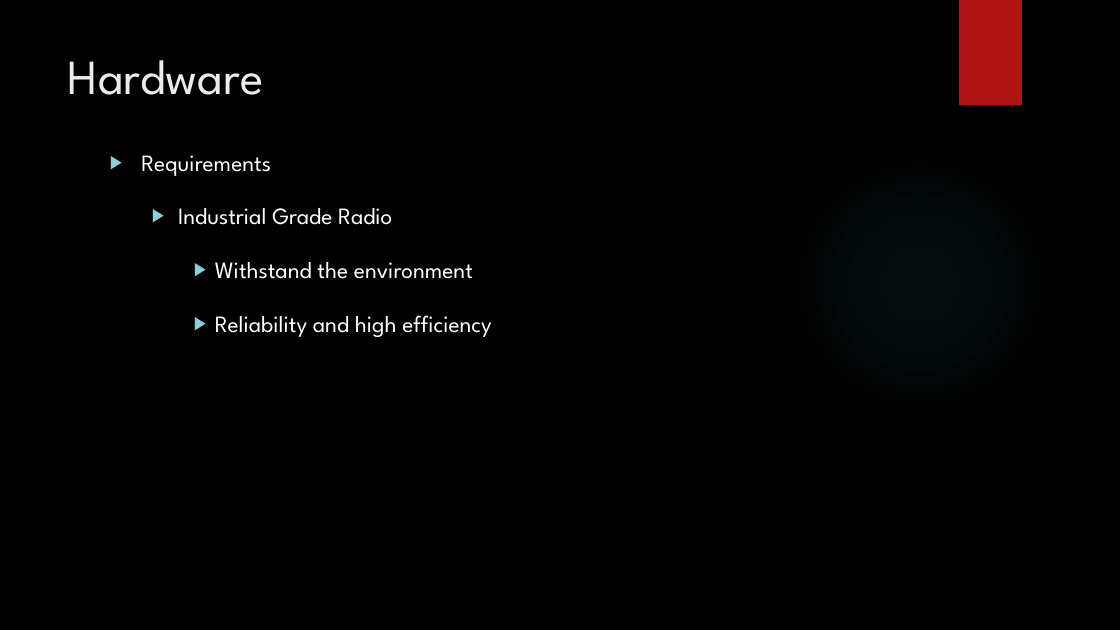
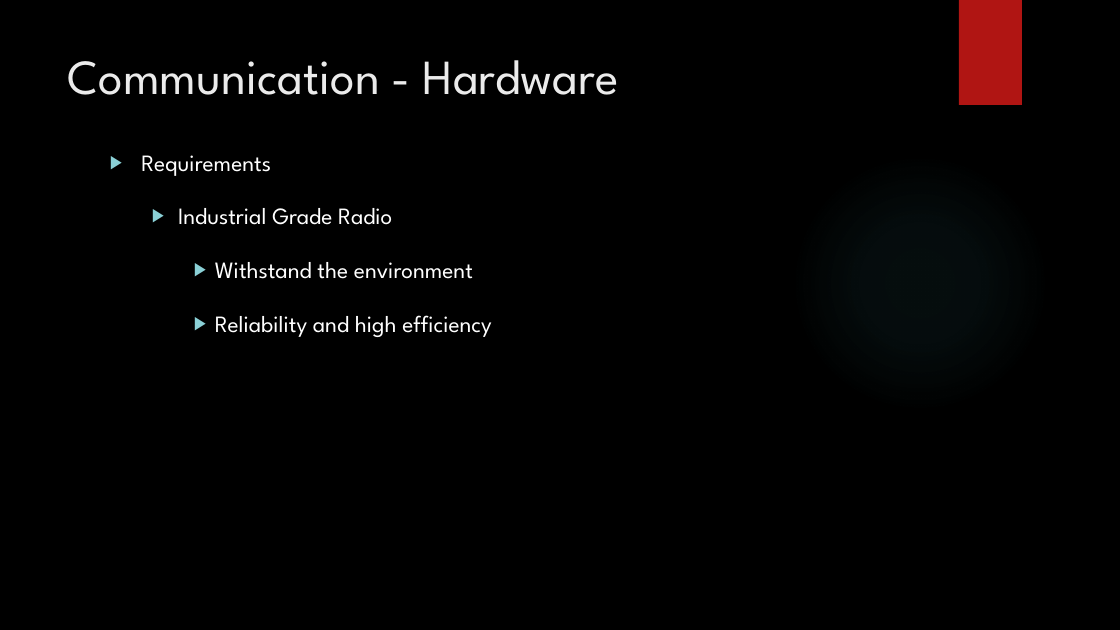
Before and after one commit to HASP-UMN/CubeSat, a slide deck: slide 20 of Presentations/PDR_Presentation.pptx (slide 19 before the commit). Drawn at 1120x630 pixels with LibreOffice and Linux fonts; fonts in the diff are those of the drawing; background and template pictures are left out. Boxes give left, top, right and bottom in pixels: in the first picture for what was removed or moved away, otherwise in the second. Text is boxed around its words. In the diff, an @@ line names an element or a change of style, - is before the commit and + after.

```diff
--- a/Presentations/PDR_Presentation.pptx
+++ b/Presentations/PDR_Presentation.pptx
@@ title at (x1=68, y1=60, x2=619, y2=95): text changed @@
-Hardware
+Communication - Hardware
```
Also in this commit, not shown: 13 other slides changed, 3 slides added, 1 slide removed, 1 other file.
